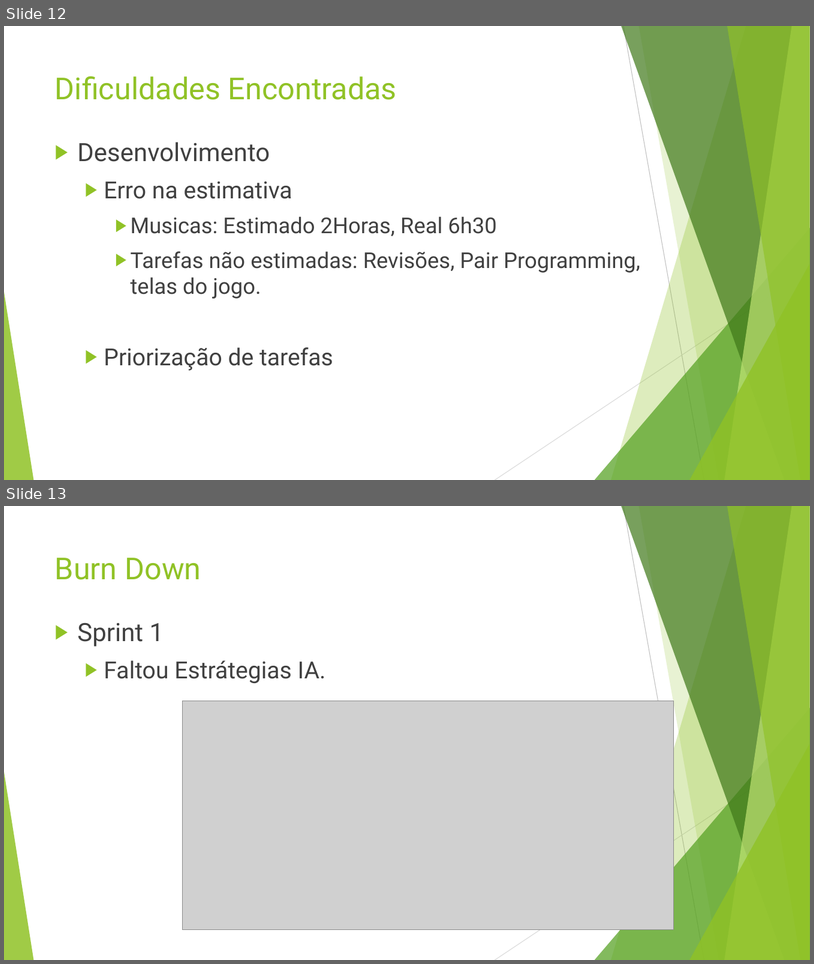
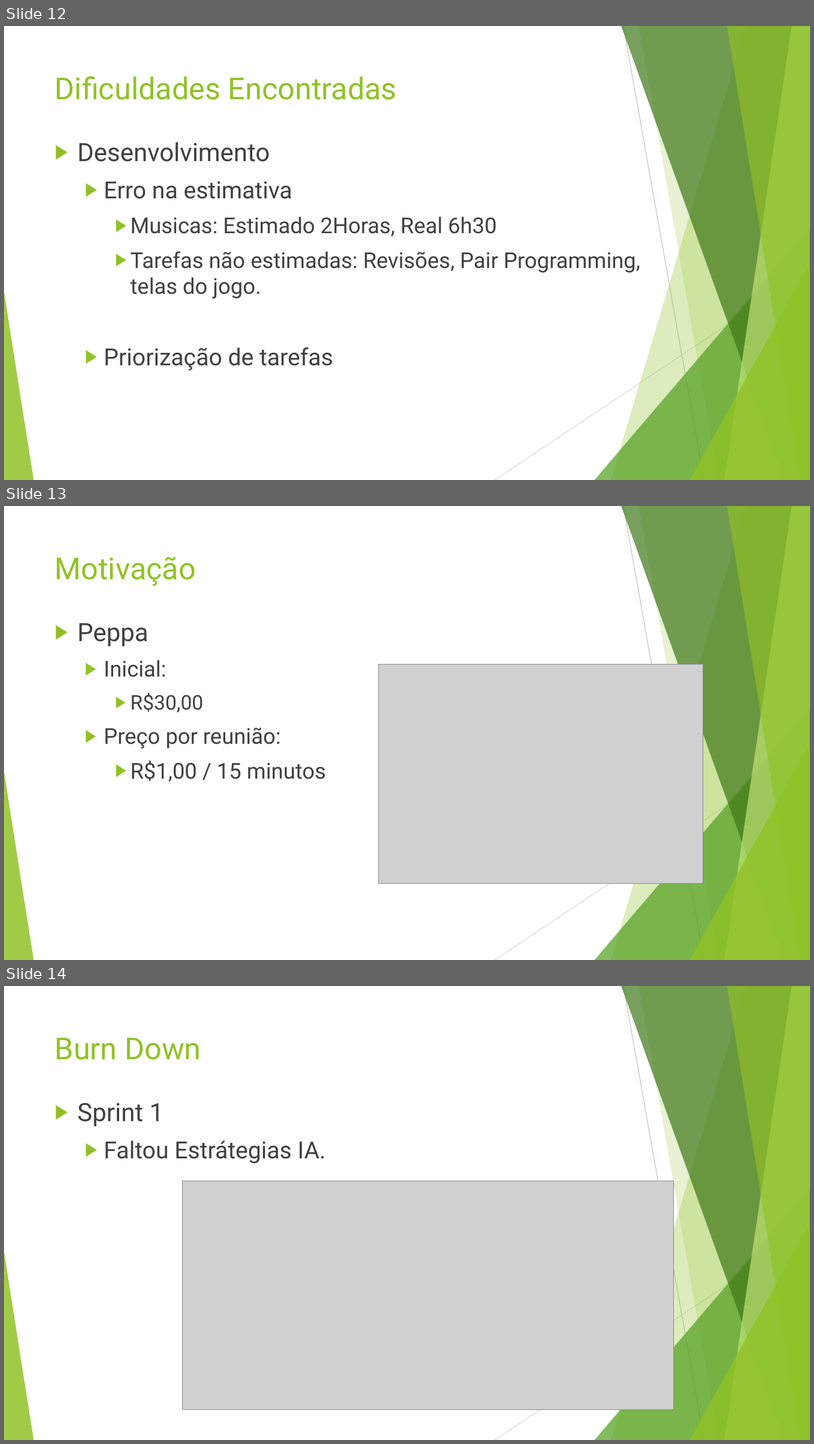
Before and after one commit to matheuscorrea/BatalhaDoPassinho, a slide deck: Documentação/2º Seminário/2º Seminário.ppt. Shown one above the other, each under a label of ours: slides 12 and 13 before the commit, slides 12, 13 and 14 after it. The pictures are 814x964 and 814x1444 pixels, drawn with LibreOffice and Linux fonts; fonts in the diff are those of the drawing; grey boxes stand for pictures. Boxes give left, top, right and bottom in pixels: in the first picture for what was removed or moved away, otherwise in the second. Text is boxed around its words. In the diff, an @@ line names an element or a change of style, - is before the commit and + after.

Commit message:
Versão final apresentação (Motivação e Peppa adicionados)

```diff
--- a/Documentação/2º Seminário/2º Seminário.ppt
+++ b/Documentação/2º Seminário/2º Seminário.ppt
@@ slide 13 added at <box>4,506,810,960</box>, background #FFFFFF; not listed: 10 template elements that a slide beside it also shows @@
@@ title added at <box>55,556,196,586</box>, 36 pt, text #90C226 @@
+Motivação
@@ text added at <box>77,623,326,781</box>, 26 pt, text #404040 @@
+▶ Peppa
+  ▶ Inicial:
+    ▶ R$30,00
+  ▶ Preço por reunião:
+    ▶ R$1,00 / 15 minutos
@@ picture added at <box>379,664,703,883</box> @@
@@ what was slide 13 is now slide 14 @@
```
Also in this commit, not shown: 1 slide changed, 1 other file.
